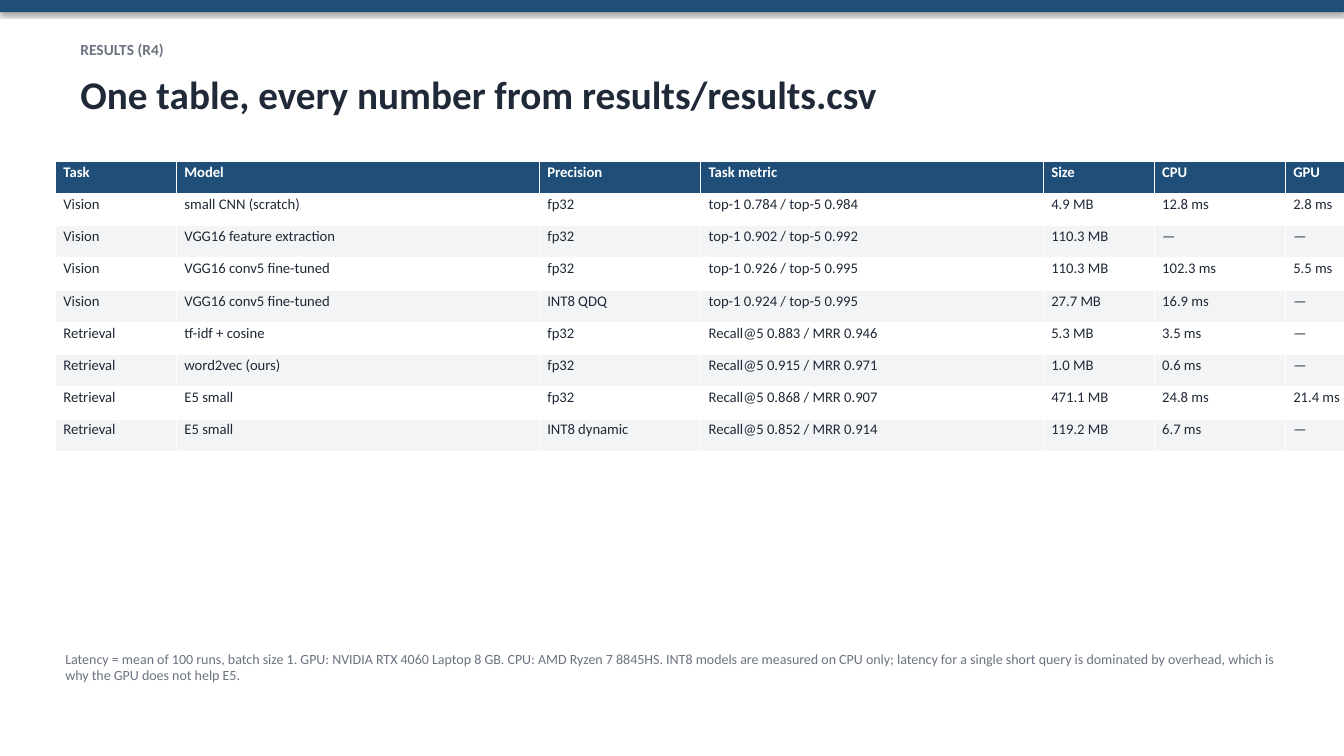
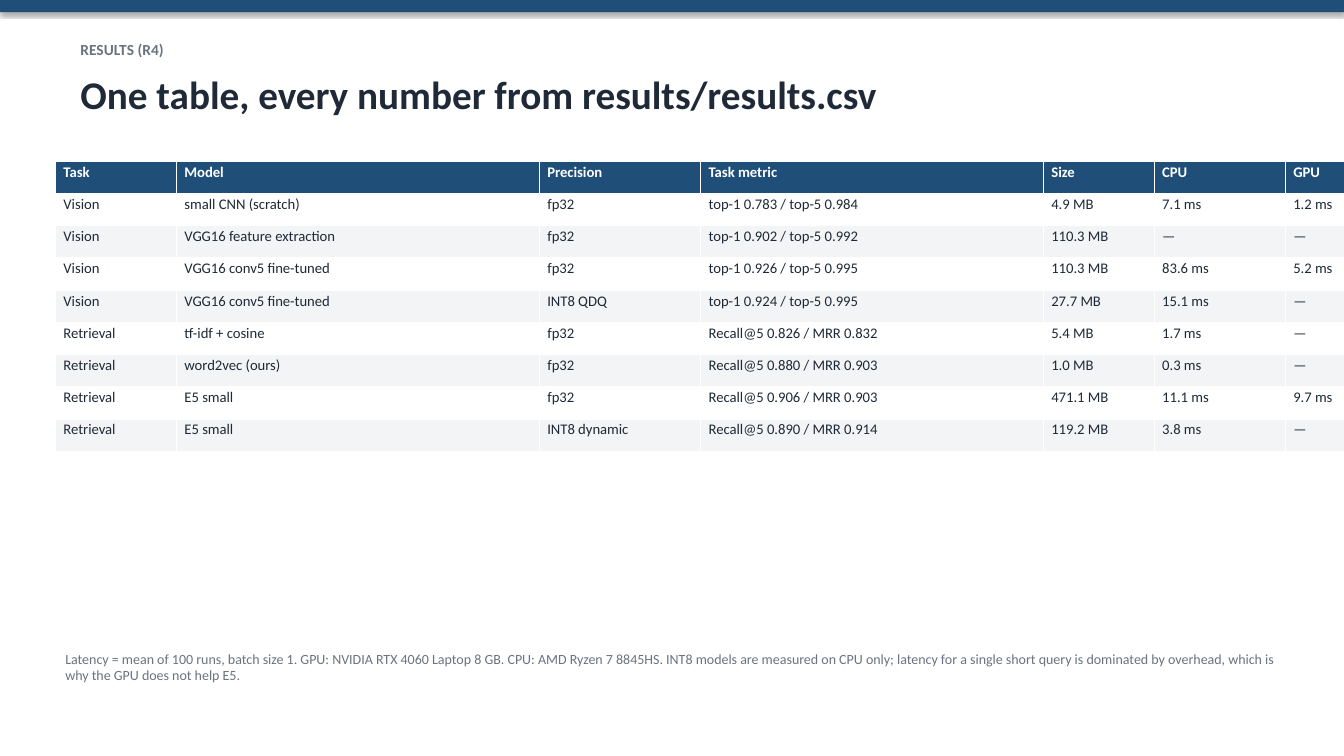
Before and after one commit to mehmeteminakkaya/swe015-food-recipe-finder, a slide deck: slide 10 of docs/slides.pptx. Drawn at 1344x756 pixels with LibreOffice and Linux fonts; fonts in the diff are those of the drawing. Boxes give left, top, right and bottom in pixels: in the first picture for what was removed or moved away, otherwise in the second. Text is boxed around its words. In the diff, an @@ line names an element or a change of style, - is before the commit and + after.

```diff
--- a/docs/slides.pptx
+++ b/docs/slides.pptx
@@ table at (55, 161, 1344, 452) @@
-row 2: Vision | small CNN (scratch) | fp32 | top-1 0.784 / top-5 0.984 | 4.9 MB | 12.8 ms | 2.8 ms
+row 2: Vision | small CNN (scratch) | fp32 | top-1 0.783 / top-5 0.984 | 4.9 MB | 7.1 ms | 1.2 ms
-row 4, column 6: 102.3 ms
+row 4, column 6: 83.6 ms
-row 4, column 7: 5.5 ms
+row 4, column 7: 5.2 ms
-row 5, column 6: 16.9 ms
+row 5, column 6: 15.1 ms
-row 6: Retrieval | tf-idf + cosine | fp32 | Recall@5 0.883 / MRR 0.946 | 5.3 MB | 3.5 ms | —
+row 6: Retrieval | tf-idf + cosine | fp32 | Recall@5 0.826 / MRR 0.832 | 5.4 MB | 1.7 ms | —
-row 7, column 4: Recall@5 0.915 / MRR 0.971
+row 7, column 4: Recall@5 0.880 / MRR 0.903
-row 7, column 6: 0.6 ms
+row 7, column 6: 0.3 ms
-row 8: Retrieval | E5 small | fp32 | Recall@5 0.868 / MRR 0.907 | 471.1 MB | 24.8 ms | 21.4 ms
+row 8: Retrieval | E5 small | fp32 | Recall@5 0.906 / MRR 0.903 | 471.1 MB | 11.1 ms | 9.7 ms
-row 9, column 4: Recall@5 0.852 / MRR 0.914
+row 9, column 4: Recall@5 0.890 / MRR 0.914
-row 9, column 6: 6.7 ms
+row 9, column 6: 3.8 ms
```
Also in this commit, not shown: 8 other slides changed, 23 other files.
